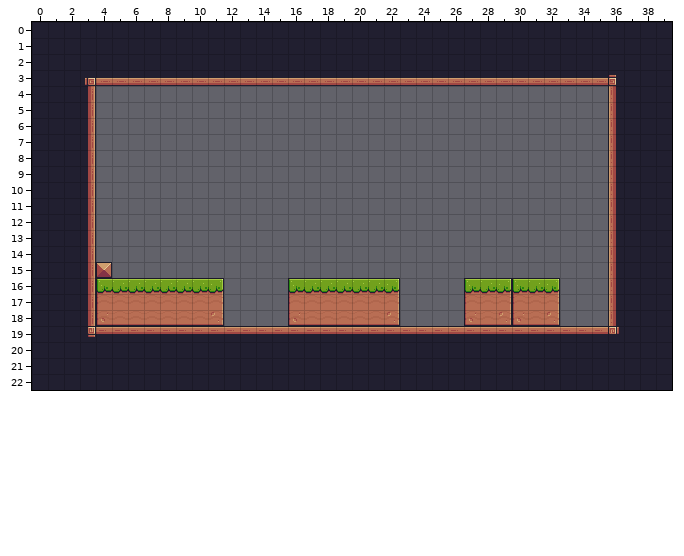
A Tiled map gets an edit: assets/tiles/Level_02.tmx. The first picture shows the starting point.
Cells are 16x16 px. Shown: x 0..39, y 0..22.
The result:
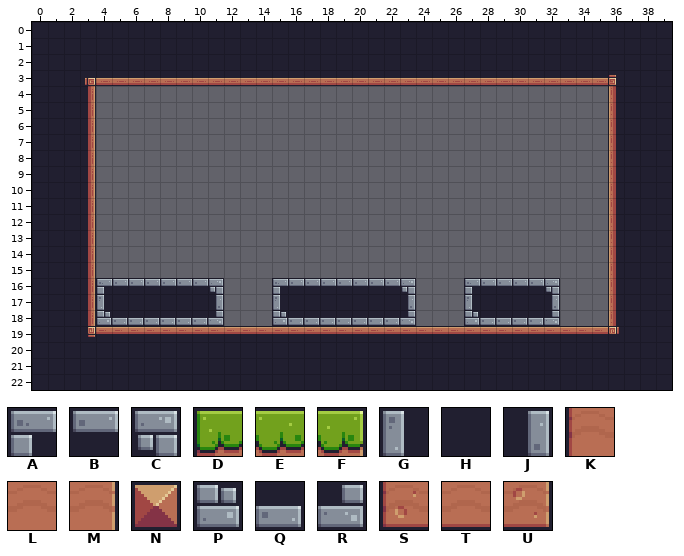
Key: from "Pixel": A 0, B 1, C 2, D 6, E 7, F 8, G 22, H 23, J 24, K 28, L 29, M 30, N 34, P 44, Q 45, R 46, S 50, T 51, U 52.
_ is an empty cell.
The edit:
{"where": "layer \"Background\""}
{"y":15,"x":4,"old":"N","new":"_"}
{"y":16,"x":4,"old":"DEEEEEEF","new":"ABBBBBBC"}
{"y":16,"x":15,"old":"_DEEEEEF_","new":"ABBBBBBBC"}
{"y":16,"x":27,"old":"DEFDEF","new":"ABBBBC"}
{"y":17,"x":4,"old":"KLLLLLLM","new":"GHHHHHHJ"}
{"y":17,"x":15,"old":"_KLLLLLM_","new":"GHHHHHHHJ"}
{"y":17,"x":27,"old":"KLMKLM","new":"GHHHHJ"}
{"y":18,"x":4,"old":"STTTTTTU","new":"PQQQQQQR"}
{"y":18,"x":15,"old":"_STTTTTU_","new":"PQQQQQQQR"}
{"y":18,"x":27,"old":"STUSTU","new":"PQQQQR"}
